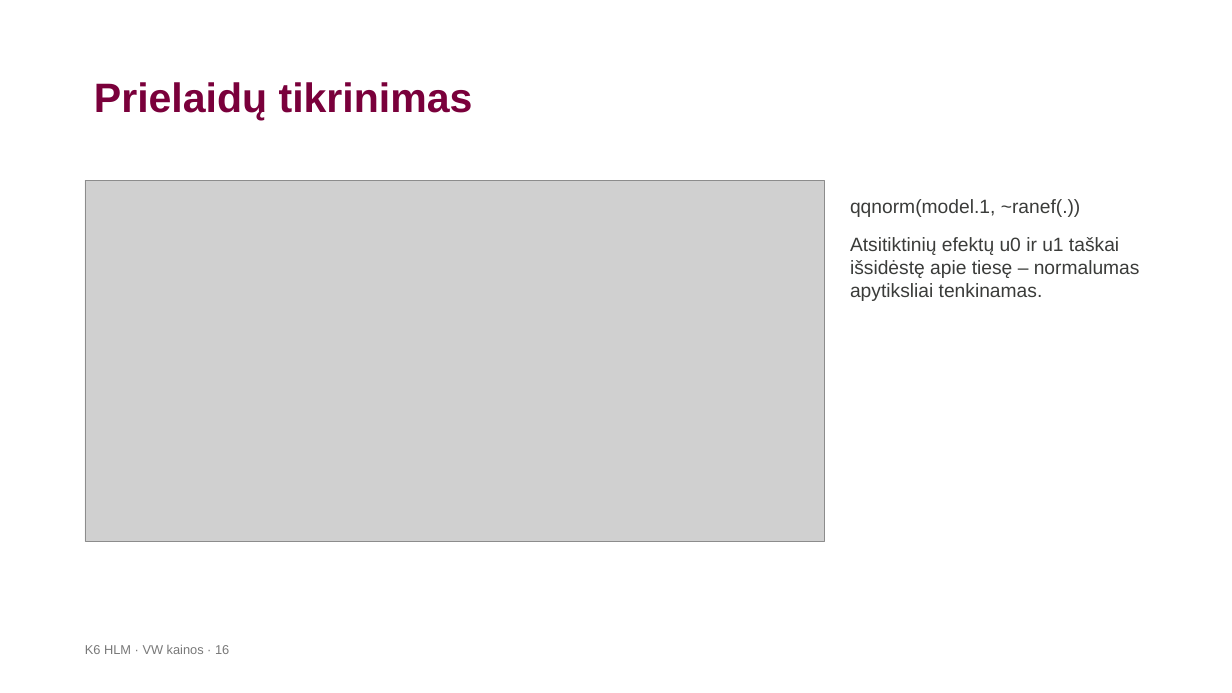
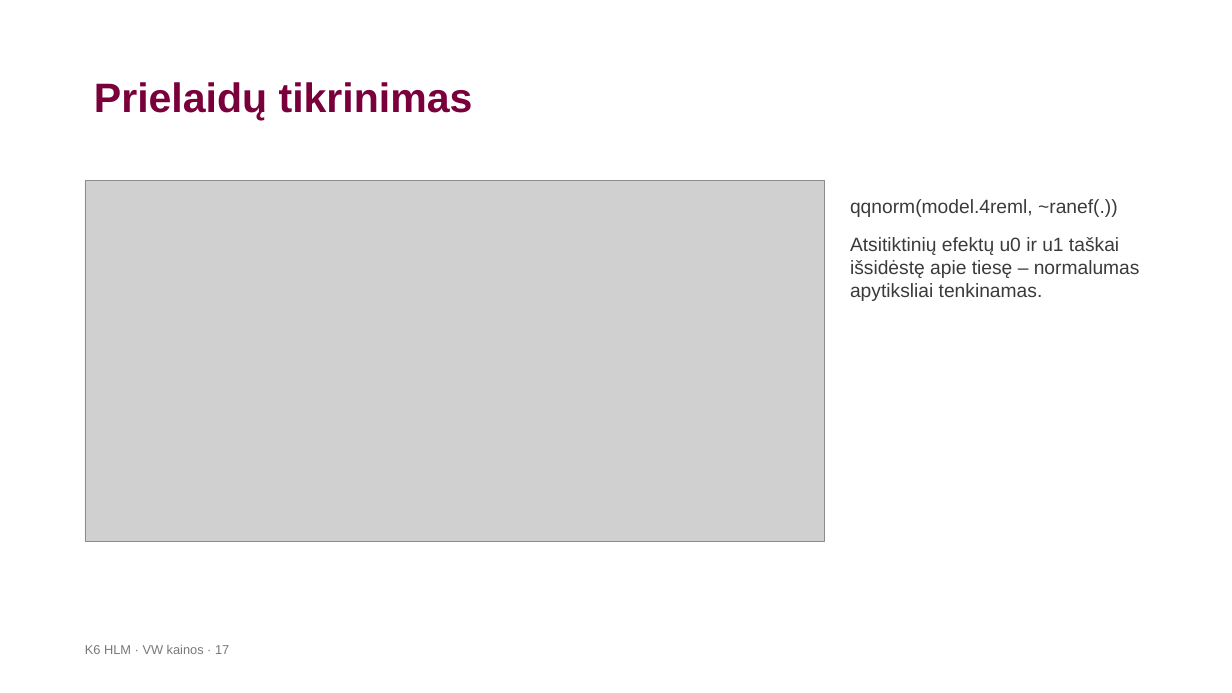
Before and after one commit to LidijaPu/K6, a slide deck: slide 17 of K6_HLM_VW_pristatymas.pptx (slide 16 before the commit). Drawn at 1232x693 pixels with LibreOffice and Linux fonts; fonts in the diff are those of the drawing; grey boxes stand for pictures; background and template pictures are left out. Boxes give left, top, right and bottom in pixels: in the first picture for what was removed or moved away, otherwise in the second. Text is boxed around its words. In the diff, an @@ line names an element or a change of style, - is before the commit and + after.

```diff
--- a/K6_HLM_VW_pristatymas.pptx
+++ b/K6_HLM_VW_pristatymas.pptx
@@ text at <box>850,199,1118,217</box>: text changed @@
-qqnorm(model.1, ~ranef(.))
+qqnorm(model.4reml, ~ranef(.))
@@ text at <box>85,644,229,654</box>: text changed @@
-K6 HLM · VW kainos · 16
+K6 HLM · VW kainos · 17
```
Also in this commit, not shown: 8 other slides changed, 1 slide added, 3 other files.
